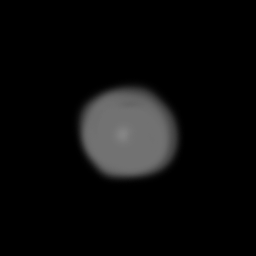
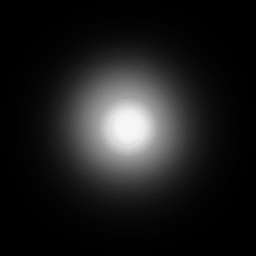
Revision of a layered 256px x 256px image; what changed, layer by layer:
painted on "Layer 1" over (17, 16, 240, 239)
painted on "Background" over (71, 77, 185, 187)
